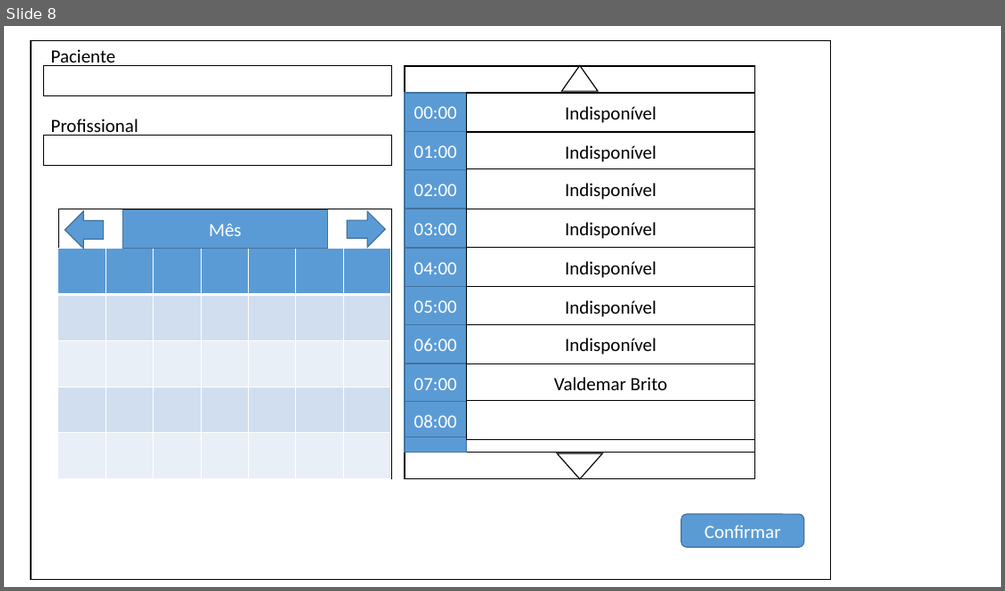
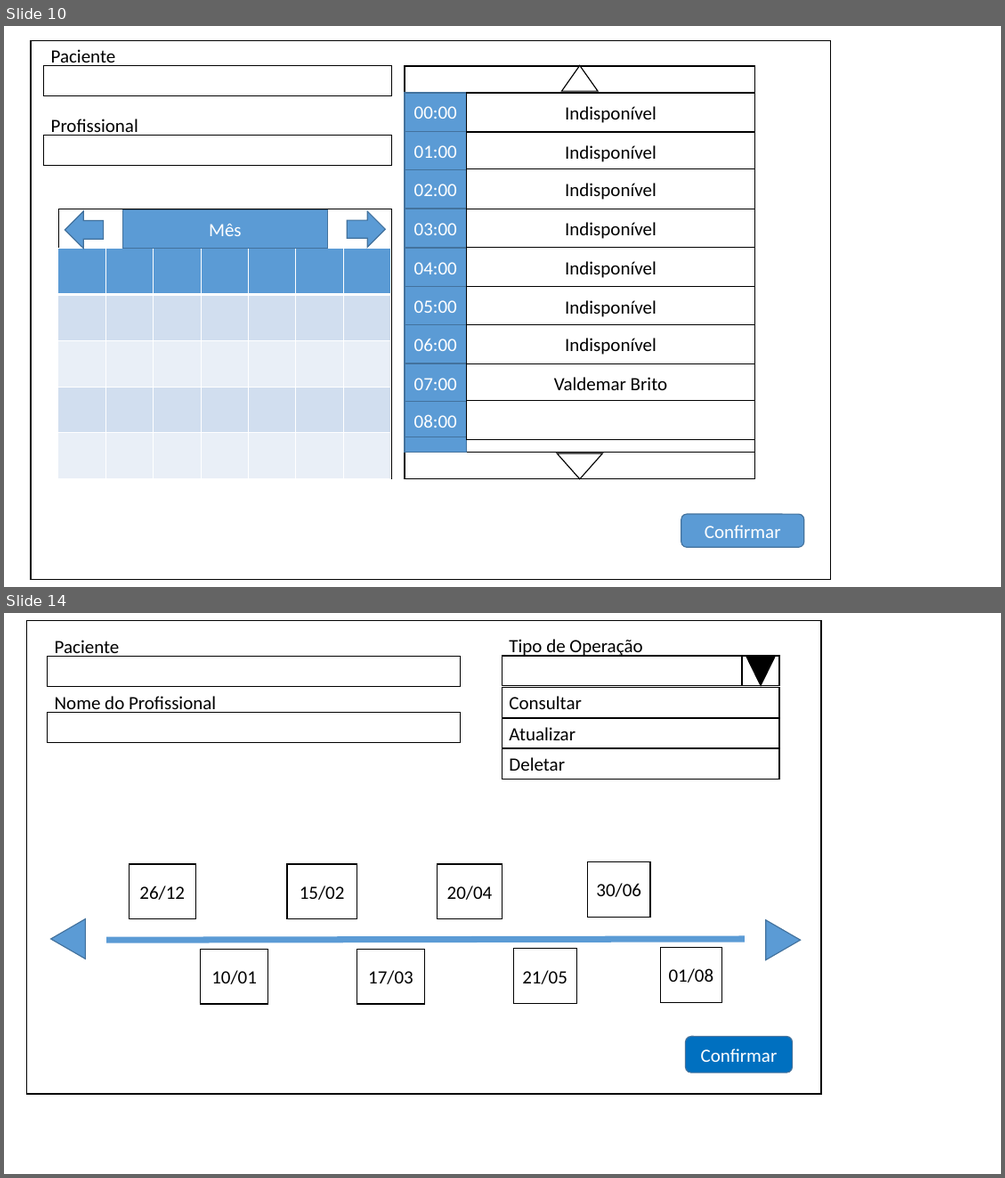
Before and after one commit to PedroHda/projetos1, a slide deck: telas.pptx. Shown one above the other, each under a label of ours: slide 8 before the commit, slides 10 and 14 after it; the slides between them are not shown. The pictures are 1005x591 and 1005x1178 pixels, drawn with LibreOffice and Linux fonts; fonts in the diff are those of the drawing. Boxes give left, top, right and bottom in pixels: in the first picture for what was removed or moved away, otherwise in the second. Text is boxed around its words. In the diff, an @@ line names an element or a change of style, - is before the commit and + after.

```diff
--- a/telas.pptx
+++ b/telas.pptx
@@ slide 14 added at (x1=4, y1=613, x2=1001, y2=1174), background #FFFFFF @@
@@ rectangle added at (x1=26, y1=620, x2=821, y2=1094), fill #FFFFFF, outline #000000 1 pt @@
@@ text added at (x1=509, y1=639, x2=642, y2=657), 18 pt, text #000000 @@
+Tipo de Operação
@@ rectangle added at (x1=48, y1=657, x2=461, y2=686), fill #FFFFFF, outline #000000 1 pt @@
@@ text added at (x1=55, y1=640, x2=120, y2=657), 18 pt, text #000000 @@
+Paciente
@@ rectangle added at (x1=502, y1=656, x2=779, y2=686), fill #FFFFFF, outline #000000 1 pt @@
@@ rectangle added at (x1=742, y1=656, x2=779, y2=686), fill #FFFFFF, outline #000000 1 pt @@
@@ triangle added at (x1=746, y1=657, x2=776, y2=686), fill #000000, outline #000000 1 pt @@
@@ rectangle added at (x1=502, y1=688, x2=779, y2=718), fill #FFFFFF, outline #000000 1 pt, 18 pt, text #000000 @@
+Consultar
@@ rectangle added at (x1=48, y1=712, x2=461, y2=742), fill #FFFFFF, outline #000000 1 pt @@
@@ text added at (x1=55, y1=696, x2=216, y2=713), 18 pt, text #000000 @@
+Nome do Profissional
@@ rectangle added at (x1=502, y1=718, x2=779, y2=748), fill #FFFFFF, outline #000000 1 pt, 18 pt, text #000000 @@
+Atualizar
@@ rectangle added at (x1=502, y1=749, x2=779, y2=779), fill #FFFFFF, outline #000000 1 pt, 18 pt, text #000000 @@
+Deletar
@@ rectangle added at (x1=129, y1=864, x2=195, y2=919), fill #FFFFFF, outline #000000 1 pt, 18 pt, text #000000 @@
+26/12
@@ rectangle added at (x1=287, y1=864, x2=357, y2=919), fill #FFFFFF, outline #000000 1 pt, 18 pt, text #000000 @@
+15/02
@@ rectangle added at (x1=437, y1=864, x2=502, y2=919), fill #FFFFFF, outline #000000 1 pt, 18 pt, text #000000 @@
+20/04
@@ rectangle added at (x1=587, y1=862, x2=650, y2=916), fill #FFFFFF, outline #000000 1 pt, 18 pt, text #000000 @@
+30/06
@@ triangle added at (x1=51, y1=919, x2=85, y2=959), fill #5B9BD5, outline #43739E 1 pt @@
@@ triangle added at (x1=766, y1=920, x2=800, y2=959), fill #5B9BD5, outline #43739E 1 pt @@
@@ line added from (106, 940) to (744, 939), #5B9BD5 6 pt @@
@@ rectangle added at (x1=200, y1=949, x2=268, y2=1004), fill #FFFFFF, outline #000000 1 pt, 18 pt, text #000000 @@
+10/01
@@ rectangle added at (x1=357, y1=949, x2=425, y2=1004), fill #FFFFFF, outline #000000 1 pt, 18 pt, text #000000 @@
+17/03
@@ rectangle added at (x1=513, y1=949, x2=577, y2=1004), fill #FFFFFF, outline #000000 1 pt, 18 pt, text #000000 @@
+21/05
@@ rectangle added at (x1=661, y1=948, x2=722, y2=1002), fill #FFFFFF, outline #000000 1 pt, 18 pt, text #000000 @@
+01/08
@@ rounded rectangle added at (x1=685, y1=1037, x2=793, y2=1073), fill #0070C0, outline #43739E 1 pt, 18 pt, text #FFFFFF @@
+Confirmar
@@ what was slide 8 is now slide 10 @@
```
Also in this commit, not shown: 3 slides changed, 8 other slides added.
